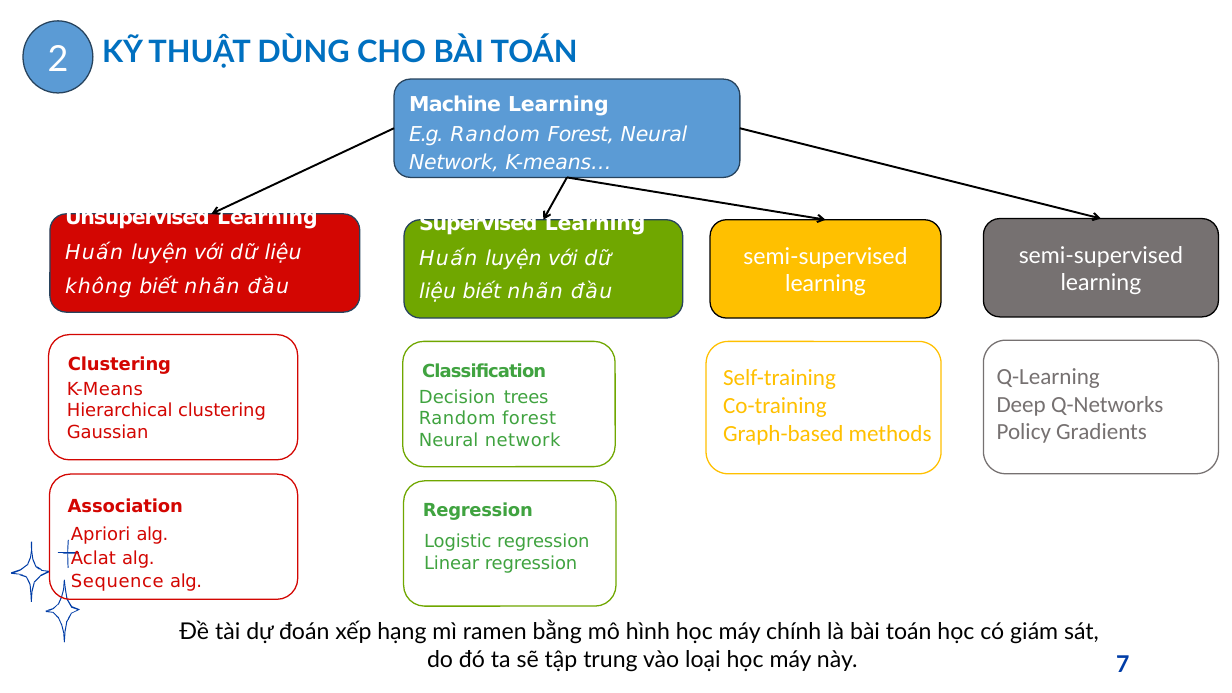
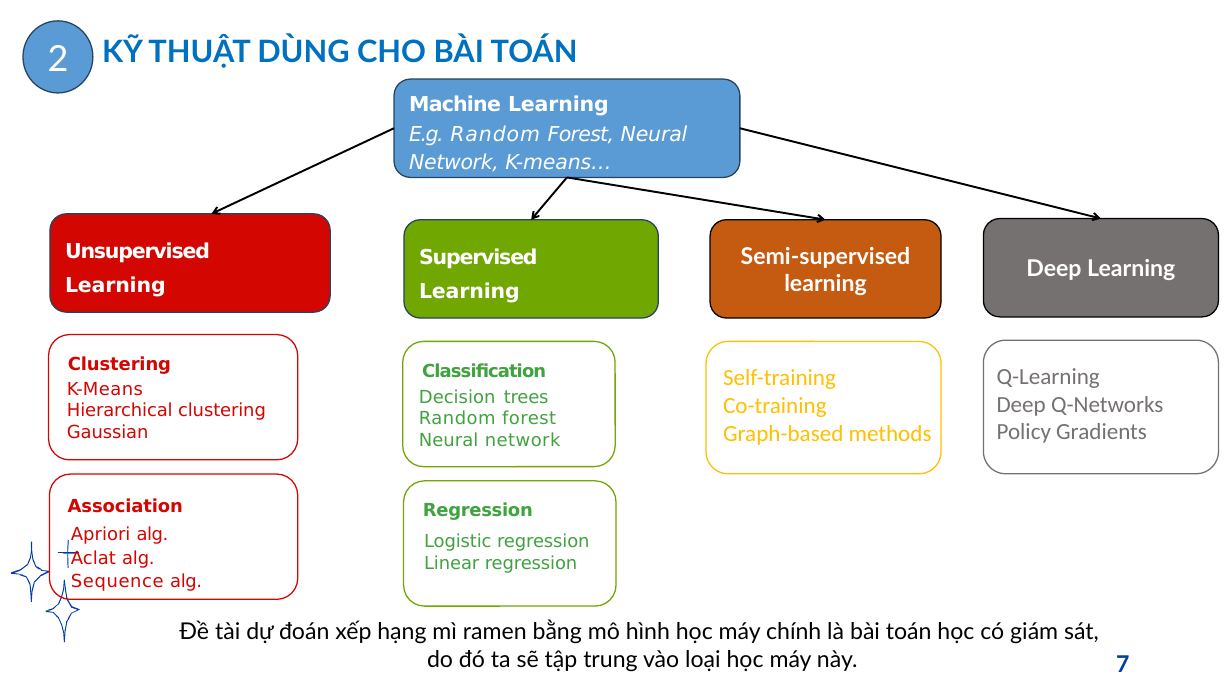
Before and after one commit to tantlu/ramen_rating_2024, a slide deck: slide 7 of Baove.pptx. Drawn at 1232x693 pixels with LibreOffice and Linux fonts; fonts in the diff are those of the drawing; background and template pictures are left out. Boxes give left, top, right and bottom in pixels: in the first picture for what was removed or moved away, otherwise in the second. Text is boxed around its words. In the diff, an @@ line names an element or a change of style, - is before the commit and + after.

```diff
--- a/Baove.pptx
+++ b/Baove.pptx
@@ arrow moved from (567, 177) - (543, 220) to (567, 177) - (531, 220) @@
@@ rounded rectangle "Unsupervised Learning": place and size @@
-rounded rectangle "Unsupervised Learning" at (50,213,360,311)
+rounded rectangle "Unsupervised Learning" at (50,213,330,311)
@@ rounded rectangle "Supervised Learning": place and size @@
-rounded rectangle "Supervised Learning" at (404,220,683,318)
+rounded rectangle "Supervised Learning" at (404,220,658,318)
@@ rounded rectangle "Semi-supervised learning" at (711,220,942,318): fill #FFC000 to #C55A11 @@
@@ text in rounded rectangle at (65,243,302,313): paragraph removed @@
-Huấn luyện với dữ liệu không biết nhãn đầu ra
@@ text in rounded rectangle at (419,248,613,319): paragraph removed @@
-Huấn luyện với dữ liệu biết nhãn đầu ra
@@ text in rounded rectangle at (741,246,911,295): text changed; bold on @@
-semi-supervised learning
+Semi-supervised learning
@@ text in rounded rectangle at (1026,259,1175,280): text changed; bold on @@
-semi-supervised learning
+Deep Learning
```
Also in this commit, not shown: 5 other files.
